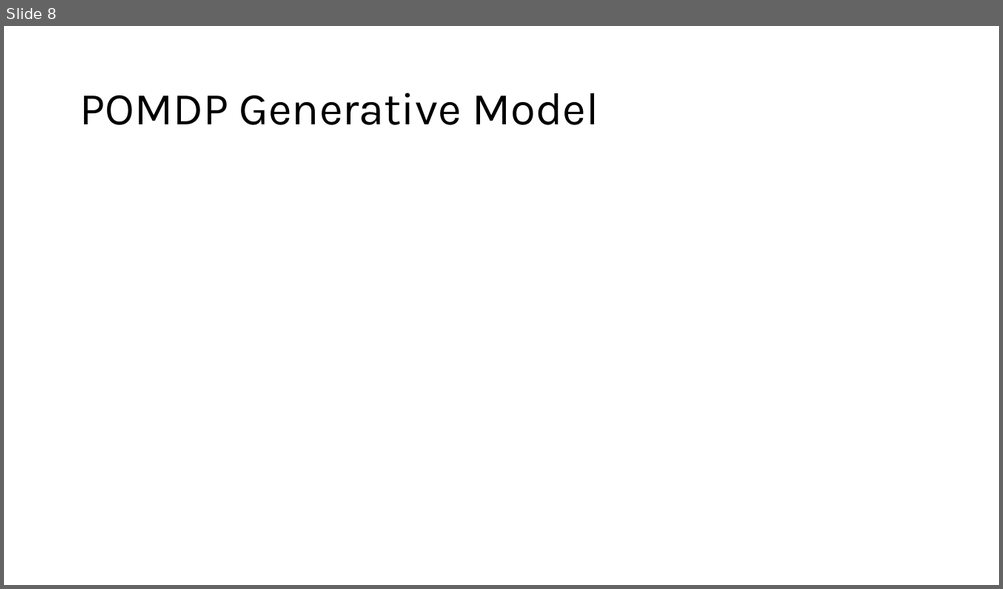
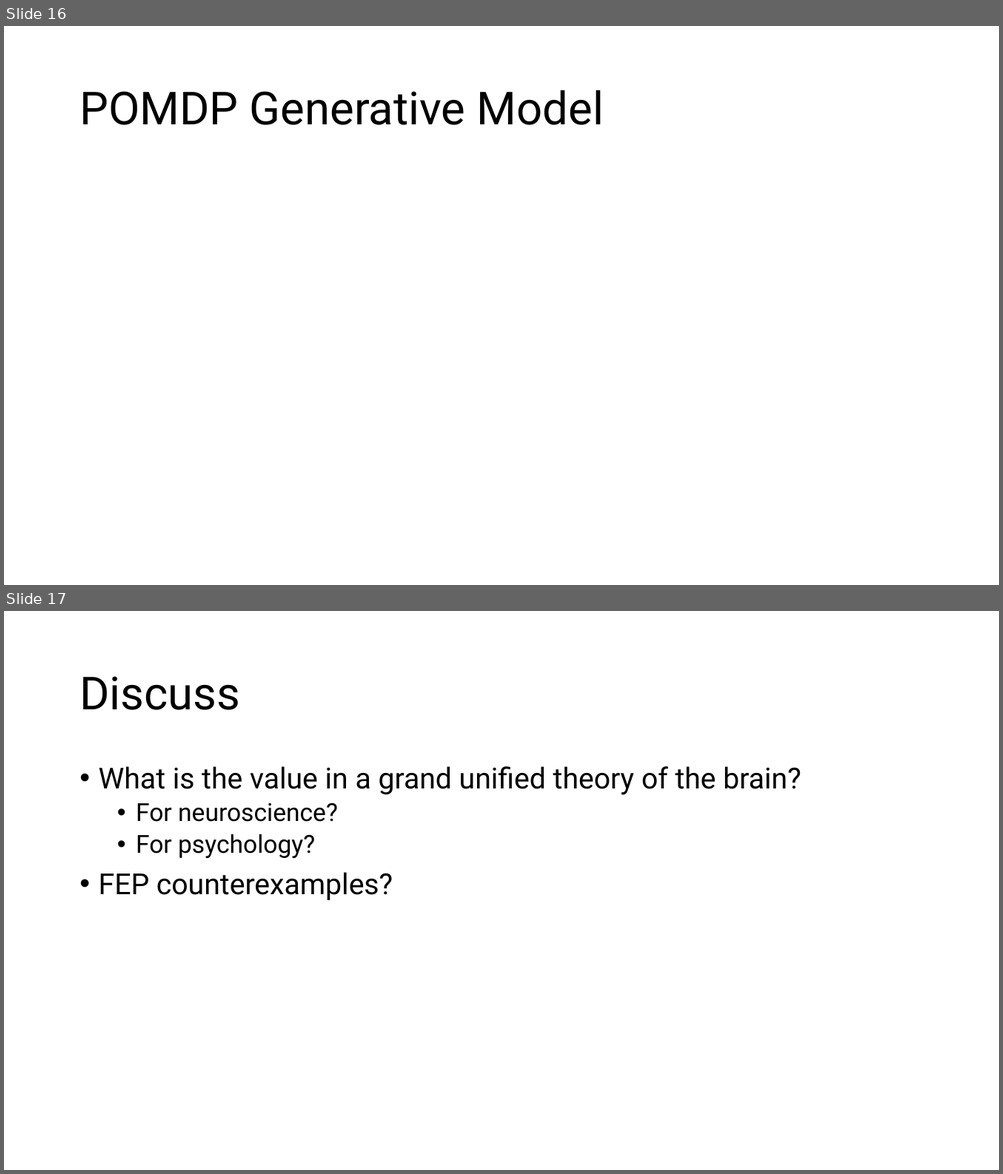
Before and after one commit to nghess/cnjc, a slide deck: in_vitro_free_energy/free_energy.pptx. Shown one above the other, each under a label of ours: slide 8 before the commit, slides 16 and 17 after it. The pictures are 1003x589 and 1003x1174 pixels, drawn with LibreOffice and Linux fonts; fonts in the diff are those of the drawing. Boxes give left, top, right and bottom in pixels: in the first picture for what was removed or moved away, otherwise in the second. Text is boxed around its words. In the diff, an @@ line names an element or a change of style, - is before the commit and + after.

```diff
--- a/in_vitro_free_energy/free_energy.pptx
+++ b/in_vitro_free_energy/free_energy.pptx
@@ slide 17 added at (4, 611, 999, 1170), background #FFFFFF @@
@@ title added at (79, 676, 240, 710), 44 pt, text #000000 @@
+Discuss
@@ text added at (99, 766, 800, 900), 28 pt, text #000000 @@
+• What is the value in a grand unified theory of the brain?
+  • For neuroscience?
+  • For psychology?
+• FEP counterexamples?
@@ what was slide 8 is now slide 16 @@
@@ slide 16 changed as well @@
@@ title "POMDP Generative Model" at (79, 90, 603, 125): font Karla to Roboto @@
```
Also in this commit, not shown: 5 other slides changed, 12 other slides added, 2 slides removed, 5 other files.
